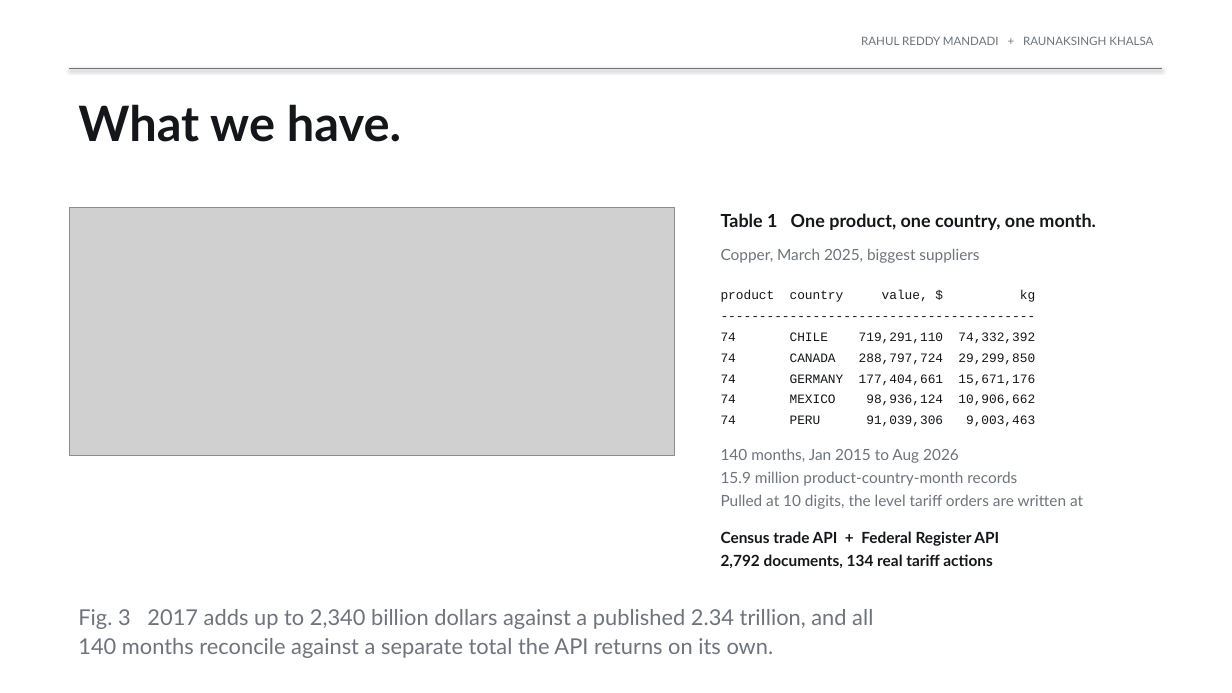
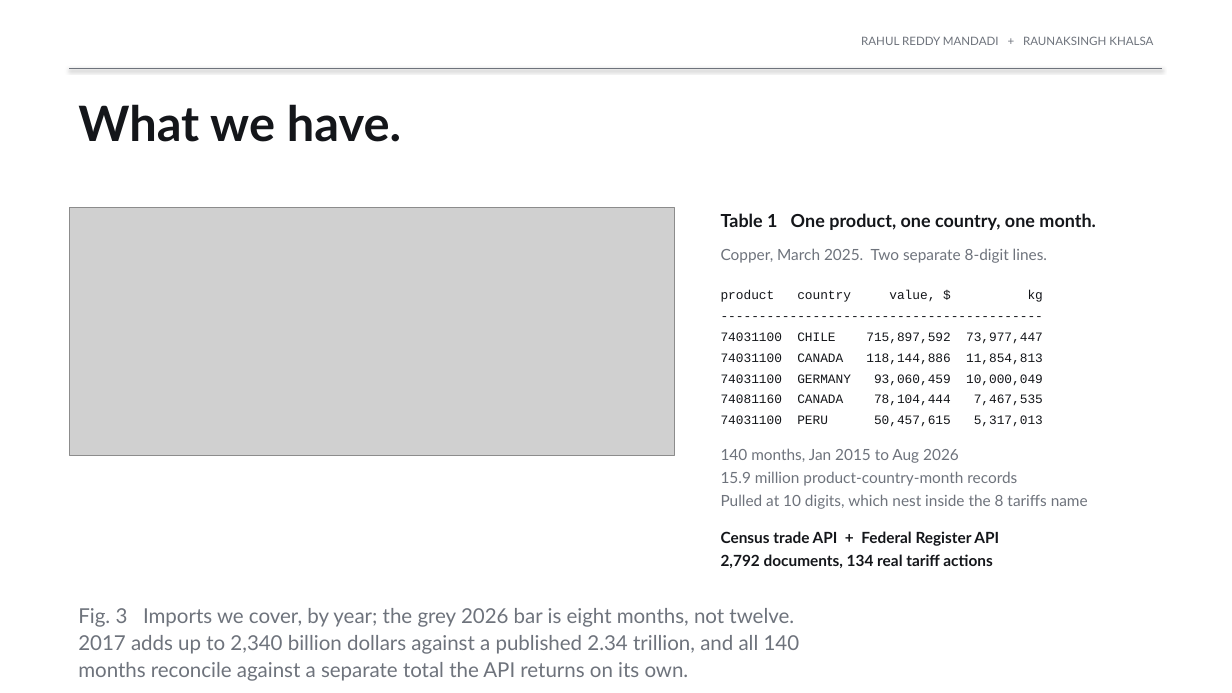
Before and after one commit to rahul-mandadi/tariff-rush, a slide deck: slide 5 of slides/Mandadi_Khalsa_Presentation1.pptx. Drawn at 1232x693 pixels with LibreOffice and Linux fonts; fonts in the diff are those of the drawing; grey boxes stand for pictures. Boxes give left, top, right and bottom in pixels: in the first picture for what was removed or moved away, otherwise in the second. Text is boxed around its words. In the diff, an @@ line names an element or a change of style, - is before the commit and + after.

```diff
--- a/slides/Mandadi_Khalsa_Presentation1.pptx
+++ b/slides/Mandadi_Khalsa_Presentation1.pptx
@@ text at [721,248,1047,263]: text changed @@
-Copper, March 2025, biggest suppliers
+Copper, March 2025. Two separate 8-digit lines.
@@ text at [721,332,1043,427]: text changed @@
------------------------------------------
-74 CHILE 719,291,110 74,332,392
-74 CANADA 288,797,724 29,299,850
-74 GERMANY 177,404,661 15,671,176
-74 MEXICO 98,936,124 10,906,662
-74 PERU 91,039,306 9,003,463
+------------------------------------------
+74031100 CHILE 715,897,592 73,977,447
+74031100 CANADA 118,144,886 11,854,813
+74031100 GERMANY 93,060,459 10,000,049
+74081160 CANADA 78,104,444 7,467,535
+74031100 PERU 50,457,615 5,317,013
@@ text at [721,494,1088,509]: text changed @@
-Pulled at 10 digits, the level tariff orders are written at
+Pulled at 10 digits, which nest inside the 8 tariffs name
@@ text at [78,608,800,681]: text changed; size 17 to 16 pt @@
-Fig. 3 2017 adds up to 2,340 billion dollars against a published 2.34 trillion, and all
-140 months reconcile against a separate total the API returns on its own.
+Fig. 3 Imports we cover, by year; the grey 2026 bar is eight months, not twelve.
+2017 adds up to 2,340 billion dollars against a published 2.34 trillion, and all 140
+months reconcile against a separate total the API returns on its own.
```
Also in this commit, not shown: 8 other slides changed, 3 other files.
